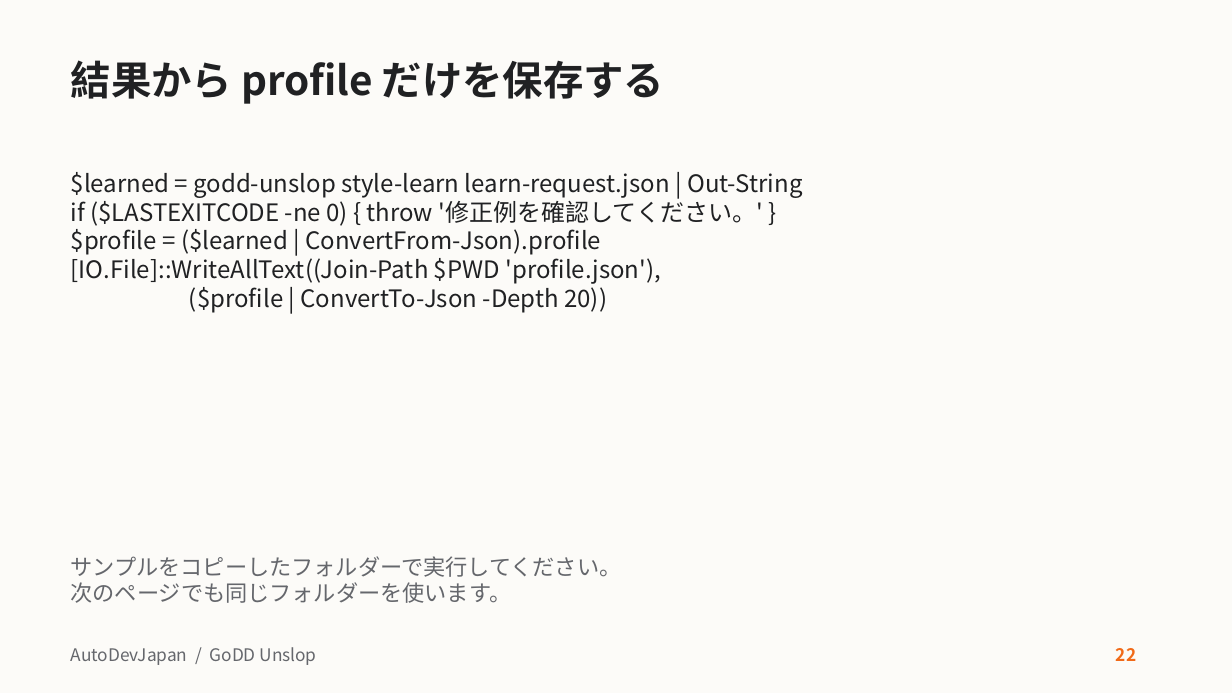
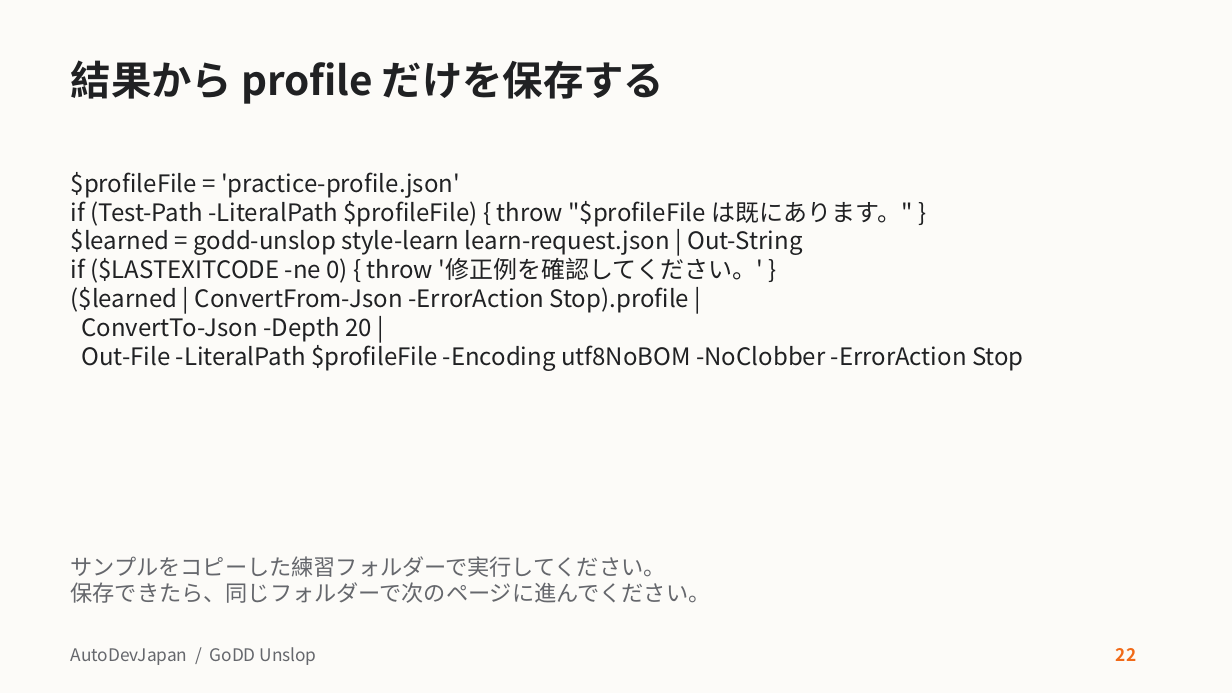
Before and after one commit to AutoDevJapan/GoDD-Unslop, a slide deck: slide 22 of docs/user-guide.pptx. Drawn at 1232x693 pixels with LibreOffice and Linux fonts; fonts in the diff are those of the drawing. Boxes give left, top, right and bottom in pixels: in the first picture for what was removed or moved away, otherwise in the second. Text is boxed around its words. In the diff, an @@ line names an element or a change of style, - is before the commit and + after.

Commit message:
別紙の依頼文を使って書き分けを示し、練習用の保存先をそろえる

```diff
--- a/docs/user-guide.pptx
+++ b/docs/user-guide.pptx
@@ text at (71,172,913,227): paragraphs added @@
+$profileFile = 'practice-profile.json'
+if (Test-Path -LiteralPath $profileFile) { throw "$profileFile は既にあります。" }
@@ text at (71,287,1024,371): text changed @@
-$profile = ($learned | ConvertFrom-Json).profile
-[IO.File]::WriteAllText((Join-Path $PWD 'profile.json'),
-($profile | ConvertTo-Json -Depth 20))
+($learned | ConvertFrom-Json -ErrorAction Stop).profile |
+ConvertTo-Json -Depth 20 |
+Out-File -LiteralPath $profileFile -Encoding utf8NoBOM -NoClobber -ErrorAction Stop
@@ text at (71,556,711,603): text changed @@
-サンプルをコピーしたフォルダーで実行してください。
-次のページでも同じフォルダーを使います。
+サンプルをコピーした練習フォルダーで実行してください。
+保存できたら、同じフォルダーで次のページに進んでください。
```
Also in this commit, not shown: 3 other slides changed, 3 other files.
